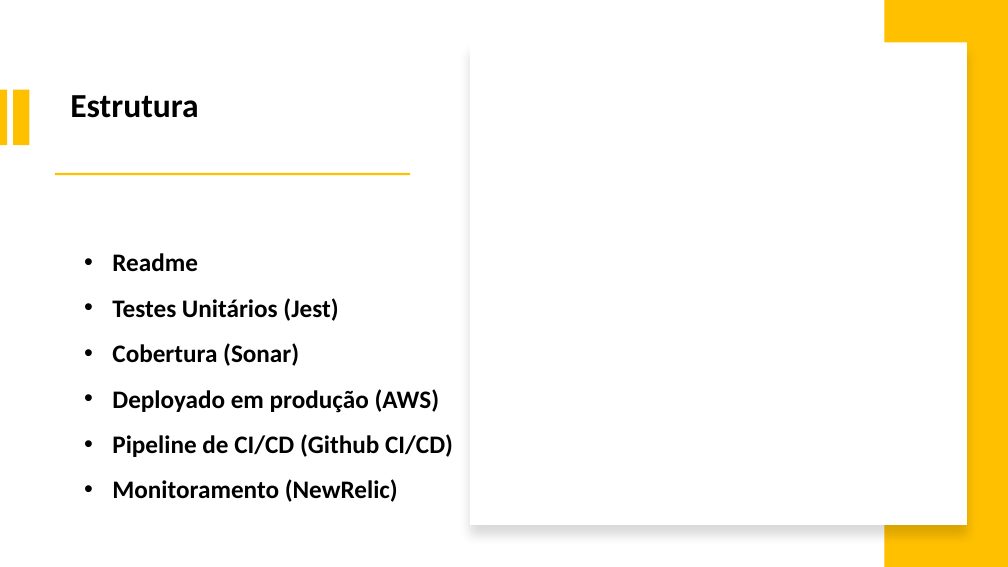
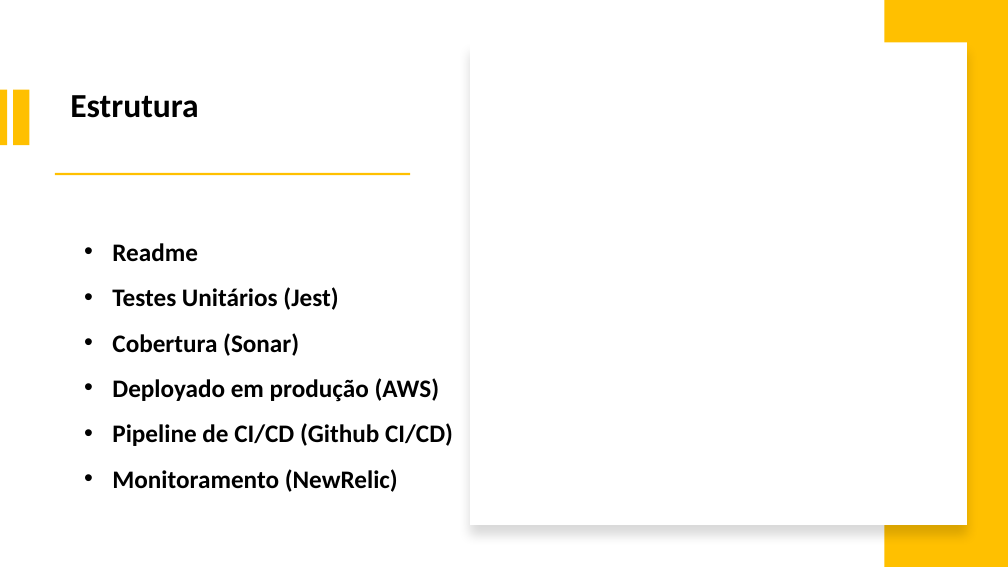
Before and after one commit to israeljmcarvalho/portfolioicarvalho, a slide deck: slide 8 of slides/Slides Portfólio Israel J. M. Carvalho.pptx. Drawn at 1008x567 pixels with LibreOffice and Linux fonts; fonts in the diff are those of the drawing. Boxes give left, top, right and bottom in pixels: in the first picture for what was removed or moved away, otherwise in the second. Text is boxed around its words. In the diff, an @@ line names an element or a change of style, - is before the commit and + after.

```diff
--- a/slides/Slides Portfólio Israel J. M. Carvalho.pptx
+++ b/slides/Slides Portfólio Israel J. M. Carvalho.pptx
@@ text "Readme": place and size @@
-text "Readme" at (112,253,453,502)
+text "Readme" at (112,243,453,492)
```
Also in this commit, not shown: 3 other slides changed, 11 other files.
